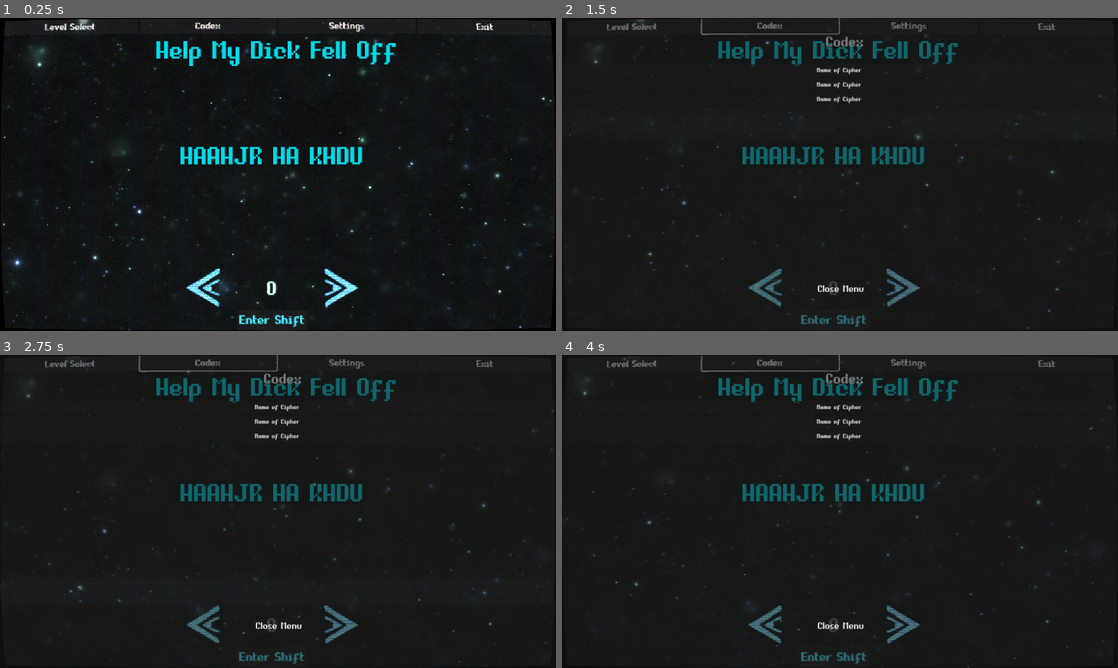
Above: before the commit, frames 1-4 (two rows, left to right).
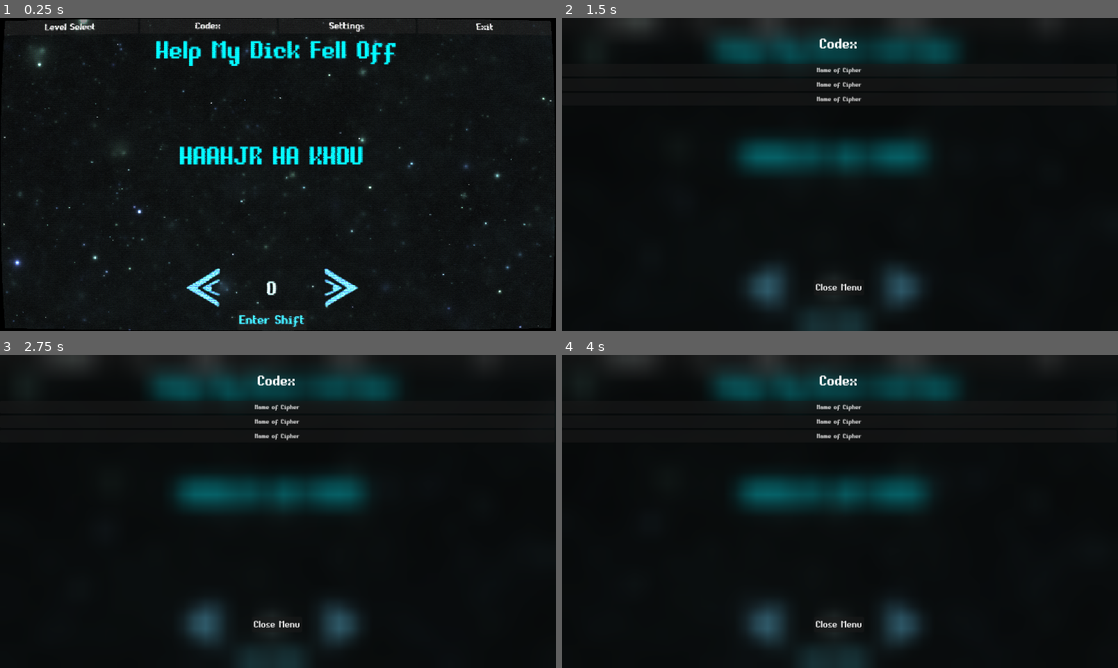
Above: after the commit, the same moments.

Repository: jesshet/COSC224-Cryptography-Game
Game: Godot game, scene res://scenes/game.tscn
Same seed, same stepped clock (60 frames per second), same inputs: the game is played once before the commit and once after it.
Inputs (mouse positions are in pixels of both pictures, inside the frame that each line leads up to):
- Up to frame 1 (0.25 s): no input
- Up to frame 2 (1.5 s): click "Codex" at 0.5 s; click "Settings" at 1.25 s
- Up to frame 3 (2.75 s): click (205, 627) at 2 s
- Up to frame 4 (4 s): click "Enter Shift" at 2.75 s; click "Enter Shift" at 3.5 s

The runs differ from the first frame. In frame 1, 2.0% of the frame differs, in the area x 28-72%, y 7-47%; in frame 2, 7.5%, in the area x 0-100%, y 0-100%; in frame 3, 7.5%; in frame 4, 7.5%.

Commit message:
Minor Graphical Updates

Diff:
--- a/Cryptography-Game/assets/shaders/blur.gdshader
+++ b/Cryptography-Game/assets/shaders/blur.gdshader
@@ -5,7 +5,7 @@
 
 void fragment() {
 	vec4 color = texture(SCREEN_TEXTURE, SCREEN_UV, lod);
-	COLOR = vec4(color.rgb, 1.0);
+	COLOR = vec4(color.rgb, 2.0);
 }
 
 //void light() {
--- a/Cryptography-Game/scenes/caesar-level.tscn
+++ b/Cryptography-Game/scenes/caesar-level.tscn
@@ -81,6 +81,11 @@
 z_index = 1
 z_as_relative = false
 
+[node name="BackBufferCopy" type="BackBufferCopy" parent="."]
+z_index = 1
+scale = Vector2(1.00056, 1)
+copy_mode = 2
+
 [node name="crt" type="ColorRect" parent="."]
 z_index = 1
 material = SubResource("ShaderMaterial_23tcs")
--- a/Cryptography-Game/scenes/caesar-shifter.tscn
+++ b/Cryptography-Game/scenes/caesar-shifter.tscn
@@ -144,6 +144,7 @@
 theme_override_font_sizes/font_size = 32
 text = "Enter Shift"
 
+[connection signal="button_down" from="HBoxContainer/left" to="HBoxContainer" method="_on_left_button_down"]
 [connection signal="pressed" from="HBoxContainer/left" to="HBoxContainer" method="_on_left_pressed"]
 [connection signal="pressed" from="HBoxContainer/left" to="HBoxContainer/left" method="_on_pressed"]
 [connection signal="pressed" from="HBoxContainer/right" to="HBoxContainer" method="_on_right_pressed"]
--- a/Cryptography-Game/scenes/codex.tscn
+++ b/Cryptography-Game/scenes/codex.tscn
@@ -1,8 +1,13 @@
-[gd_scene load_steps=4 format=3 uid="uid://d2kq4h07ybuq1"]
+[gd_scene load_steps=6 format=3 uid="uid://d2kq4h07ybuq1"]
 
 [ext_resource type="PackedScene" uid="uid://bvkeat41yqqqk" path="res://scenes/codex-entry.tscn" id="1_cfxri"]
 [ext_resource type="Script" path="res://scripts/codex.gd" id="1_dfrem"]
 [ext_resource type="FontFile" uid="uid://bsg87625avwx2" path="res://assets/fonts/EquipmentPro.woff" id="2_h4hnd"]
+[ext_resource type="Shader" path="res://assets/shaders/blur.gdshader" id="3_lerh8"]
+
+[sub_resource type="ShaderMaterial" id="ShaderMaterial_rliaw"]
+shader = ExtResource("3_lerh8")
+shader_parameter/lod = 4.5
 
 [node name="Control" type="Control"]
 z_index = 10
@@ -10,21 +15,23 @@
 anchors_preset = 0
 script = ExtResource("1_dfrem")
 
+[node name="Background Panel" type="Panel" parent="."]
+material = SubResource("ShaderMaterial_rliaw")
+layout_mode = 0
+offset_right = 1297.0
+offset_bottom = 803.0
+
 [node name="Codex Label" type="Label" parent="."]
 layout_mode = 0
-offset_left = 547.0
-offset_top = 32.0
-offset_right = 604.0
-offset_bottom = 57.0
+offset_left = 534.0
+offset_top = 36.0
+offset_right = 613.0
+offset_bottom = 72.0
 theme_override_colors/font_color = Color(1, 1, 1, 1)
 theme_override_fonts/font = ExtResource("2_h4hnd")
 theme_override_font_sizes/font_size = 36
 text = "Codex"
-
-[node name="Background Panel" type="Panel" parent="."]
-layout_mode = 0
-offset_right = 1297.0
-offset_bottom = 803.0
+horizontal_alignment = 1
 
 [node name="Codex Entries VBox" type="VBoxContainer" parent="."]
 layout_mode = 0
@@ -43,10 +50,10 @@
 
 [node name="CloseButton" type="Button" parent="."]
 layout_mode = 0
-offset_left = 526.0
-offset_top = 545.0
-offset_right = 624.0
-offset_bottom = 576.0
+offset_left = 522.0
+offset_top = 542.0
+offset_right = 626.0
+offset_bottom = 574.0
 theme_override_fonts/font = ExtResource("2_h4hnd")
 theme_override_font_sizes/font_size = 24
 text = "Close Menu"
--- a/Cryptography-Game/scenes/level.tscn
+++ b/Cryptography-Game/scenes/level.tscn
@@ -5,7 +5,6 @@
 [ext_resource type="FontFile" uid="uid://bsg87625avwx2" path="res://assets/fonts/EquipmentPro.woff" id="2_tqw6q"]
 
 [node name="Level" type="HBoxContainer"]
-z_index = 5
 custom_minimum_size = Vector2(320, 180)
 offset_right = 738.0
 offset_bottom = 418.0
--- a/Cryptography-Game/scenes/settings-menu.tscn
+++ b/Cryptography-Game/scenes/settings-menu.tscn
@@ -6,7 +6,7 @@
 
 [sub_resource type="ShaderMaterial" id="ShaderMaterial_32888"]
 shader = ExtResource("2_6etrc")
-shader_parameter/lod = 1.0
+shader_parameter/lod = 4.5
 
 [node name="SettingsMenu" type="Control"]
 z_index = 10
--- a/Cryptography-Game/scripts/caesar-shift.gd
+++ b/Cryptography-Game/scripts/caesar-shift.gd
@@ -54,7 +54,6 @@
 	var letters = text.to_upper().to_ascii_buffer();
 	for i in range(letters.size()):
 		var n = letters[i];
-
 		#Ignore Spaces
 		if(n != 32):
 			#Shifting Logic
@@ -72,3 +71,9 @@
 
 func _on_button_pressed() -> void:
 	submit.emit();
+
+
+func _on_left_button_down() -> void:
+	while($left._pressed()):
+		OS.delay_msec(200);
+		_on_left_pressed();
--- a/Cryptography-Game/scripts/level-stack.gd
+++ b/Cryptography-Game/scripts/level-stack.gd
@@ -2,10 +2,14 @@
 var Caesar;
 var Solution;
 var Message;
+var guesses;
 # Called when the node enters the scene tree for the first time.
 func _ready() -> void:
+	guesses = 0;
 	Solution = "[center]ATTACK AT DAWN";
 	Message = $Message.text;
+	#for i in range($Message.text.length()):
+		#$Message.text += Message.text[i];
 	connect_caesar();
 
 
@@ -26,15 +30,22 @@
 
 
 func _on_h_box_container_left_pressed() -> void:
+	#Get Current Caesar Shift Amount
 	var n = Caesar.get_shift();
+	#Substring to retain "[center]" format string
 	$Problem.text = Caesar.shift_left($Problem.text.substr(8, -1));
-	$Message.text = Message;
+	#Turn Text Cyan
+	$Message.text = "[center][color=00dcea]" + Message;
+
 
 
 func _on_h_box_container_right_pressed() -> void:
+	#Get Current Caesar Shift Amount
 	var n = Caesar.get_shift();
+	#Substring to retain "[center]" format string
 	$Problem.text = Caesar.shift_right($Problem.text.substr(8, -1));
-	$Message.text = Message;
+	#Turn Text Cyan
+	$Message.text = "[center][color=00dcea]" + Message;
 
 
 func _on_child_order_changed() -> void:
@@ -44,8 +55,17 @@
 
 func _on_h_box_container_button_pressed() -> void:
 	if($Problem.text == Solution):
-		$Message.text = "[center]Success!";
+		#Turn Text Green
+		$Message.text = "[center][color=4BB543]Success!";
+		#Play Success Sound
 		Caesar.success();
 	else:
-		$Message.text = "[center]Incorrect";
+		#Turn Text Red
+		$Message.text = "[center][color=ff0000]Incorrect";
+		#Play Incorrect Sound
 		Caesar.incorrect();
+		#Increment Guess Counter
+		guesses = guesses + 1;
+
+	if(guesses == 2):
+		pass
